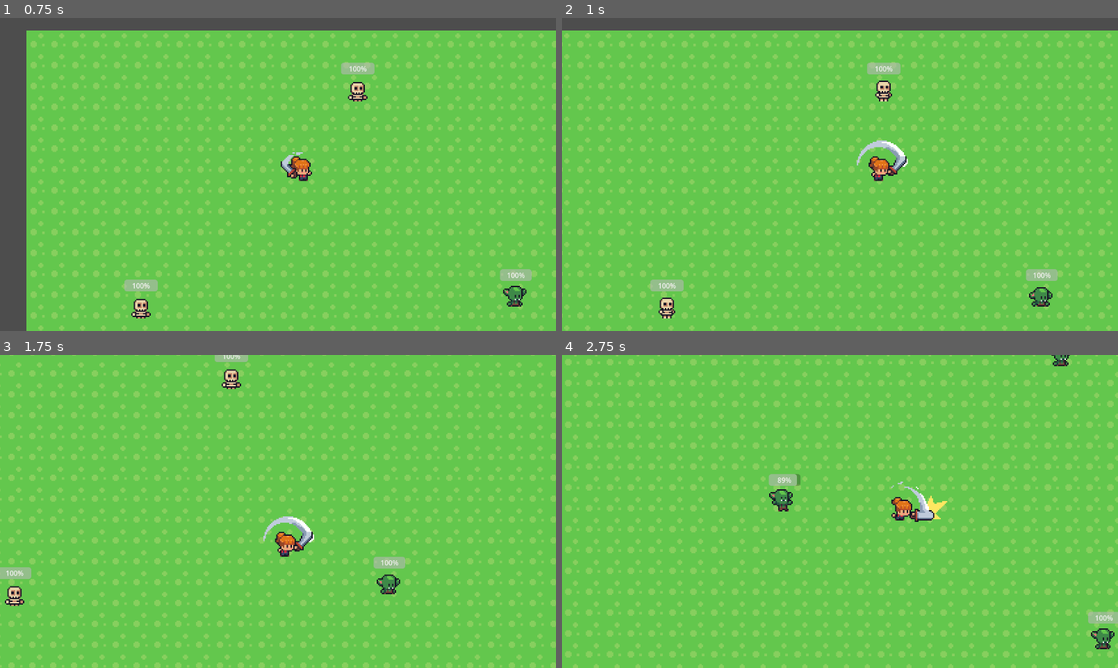
Above: before the commit, frames 1-4 (two rows, left to right).
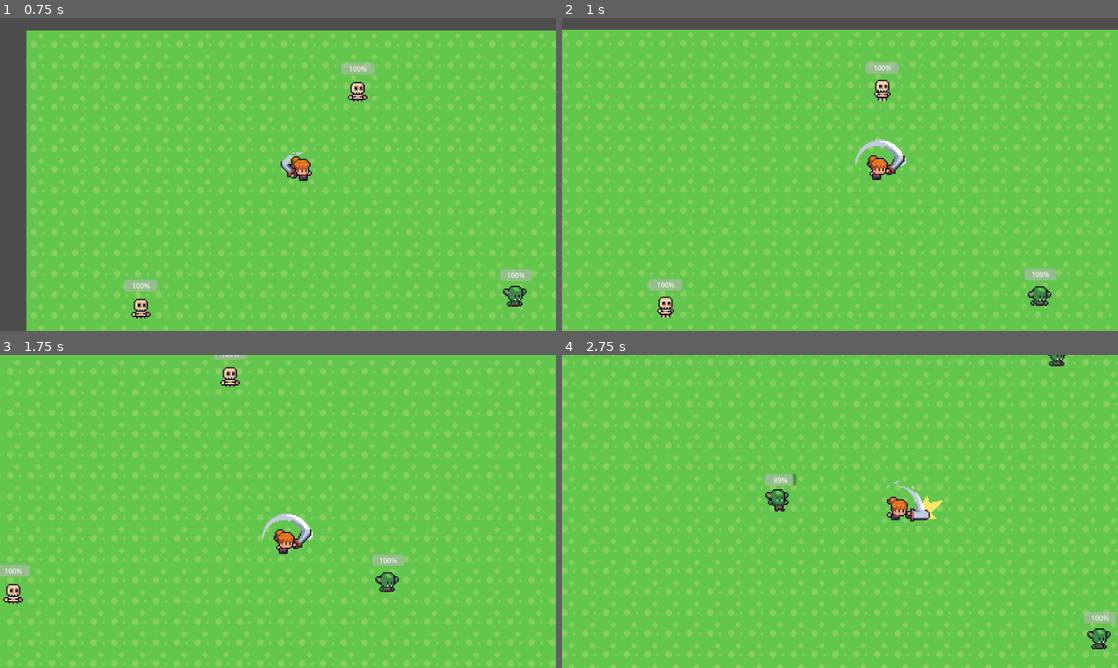
Above: after the commit, the same moments.

Repository: VeuronDev/techcode-team
Game: Godot game, scene res://scenes/levels/main_game.tscn
The game is run twice, just before and just after one commit, with the same random seed, the same clock (stepped at 60 frames per second) and the same inputs.
Inputs (mouse positions are in pixels of both pictures, inside the frame that each line leads up to):
- Up to frame 1 (0.75 s): move the mouse to (400, 158) at 0.52 s; hold D (move_right) from 0.53 s (still down); tap Space (attack) at 0.6 s
- Up to frame 2 (1 s): keep holding D (move_right)
- Up to frame 3 (1.75 s): move the mouse to (166, 527) at 1.27 s; release D (move_right) at 1.28 s; hold S (move_down) from 1.28 s (still down); tap Space (attack) at 1.35 s
- Up to frame 4 (2.75 s): move the mouse to (895, 442) at 2.02 s; release S (move_down) at 2.03 s; hold D (move_right) from 2.03 s (still down); right-click (895, 442) at 2.1 s; tap Space (attack) at 2.3 s

Frame 1 is identical in both runs. In frame 2, 9.9% of the frame differs, in the area x 0-100%, y 3-100%; in frame 3, 15%; in frame 4, 22%, in the area x 0-100%, y 0-100%.

Commit message:
somthing

Diff:
--- a/scripts/player.gd
+++ b/scripts/player.gd
@@ -25,7 +25,7 @@
 	if Input.is_action_just_pressed("attack") and not GlobalVar.attack_active:
 		GlobalVar.attack_active = true
 		player_sheet.play("attack_sword")
-		await get_tree().create_timer(0.2).timeout
+		await get_tree().create_timer(0.3).timeout
 		cam.add_trauma(0.3)
 		await get_tree().create_timer(0.4).timeout
 		GlobalVar.attack_active = false
